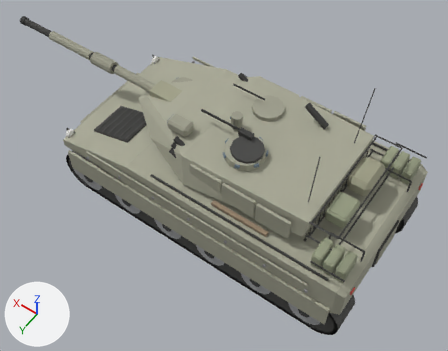
Renders of the glTF model art/models/tank.glb from each side of a commit.
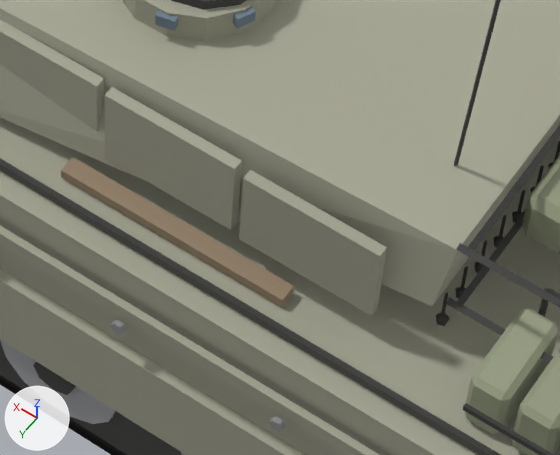
The first picture shows the older version from a camera (50 mm lens) standing at (-4.95, 7.32, 12.06) and looking at (0.0, 0.39, 1.16). The close-ups show the older and then the newer version on the part from 44% to 75% of the width and 46% to 78% of the height of that picture. Only the edits that show in the close-ups are written down. The lights are fixed; the arrows at lower left show +X, +Y and +Z. Where no turn or scale is listed for an object, it has been applied to the vertices. Vertices at exactly the same position are counted once.

The first close-up shows 'hull', 'turret' and 7 more.
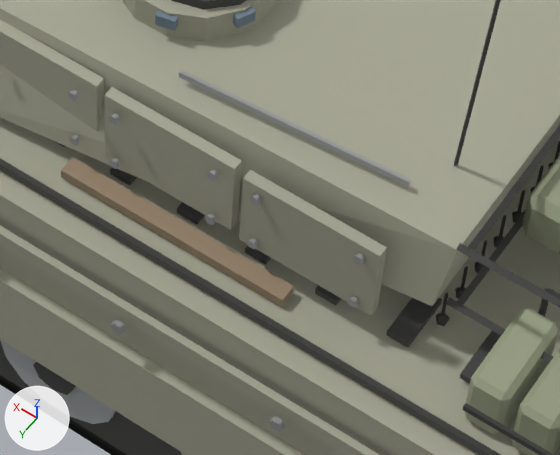
Where the change shows, as pixel boxes [x1, y1, x2, y2] in the close-ups (560 x 455 px):
part 1 of me_hull, added: after [460, 331, 501, 384]
part 2 of me_hull, added: after [386, 298, 442, 347]
part 3 of me_hull, added: after [315, 285, 341, 305]
part 4 of me_hull, added: after [245, 245, 271, 265]
part 5 of me_hull, added: after [177, 202, 205, 224]
part 6 of me_hull, added: after [110, 167, 137, 185]
part 7 of me_turret, added: after [346, 296, 358, 308]
part 8 of me_turret, added: after [352, 253, 364, 265]
part 9 of me_turret, added: after [246, 238, 258, 249]
part 10 of me_turret, added: after [249, 194, 261, 206]
part 11 of me_turret, added: after [204, 214, 216, 225]
part 12 of me_turret, added: after [206, 170, 218, 181]
part 13 of me_turret, added: after [109, 158, 120, 169]
part 14 of me_turret, added: after [108, 113, 120, 125]
part 15 of me_turret, added: after [68, 135, 80, 146]
part 16 of me_turret, added: after [68, 90, 79, 101]
part 17 of me_turret, added: after [179, 71, 411, 187]

The change, as a diff of the scene's bpy script:
```diff
--- a/art/models/tank.glb.py
+++ b/art/models/tank.glb.py
@@ mat_warn @@
+mat_warn = bpy.data.materials.new('warn')
+# nodes: BsdfPrincipled, Mix, OutputMaterial, VertexColor
+# colours: yellow #e1ce6c, mixed with the vertex colours
@@ me_hull @@
-me_hull.from_pydata(...)  # 1384 vertices, 2402 faces; spans x -3.78..3.88, y -1.95..1.95, z 0.0..2.23
+me_hull.from_pydata(...)  # 1688 vertices, 2882 faces; spans x -3.79..3.88, y -1.95..1.95, z 0.0..2.23
+# me_hull part 1: a new loose piece, a box spanning x -2.86..-2.74, y 1.15..1.45, z 1.88..1.92, in mat_dark
+# me_hull part 2: a new loose piece, a box spanning x -2.46..-2.34, y 1.15..1.45, z 1.88..1.92, in mat_dark
+# me_hull part 3: a new loose piece, a box spanning x -2.06..-1.94, y 1.15..1.45, z 1.88..1.92, in mat_dark
+# me_hull part 4: a new loose piece, a box spanning x -1.66..-1.54, y 1.15..1.45, z 1.88..1.92, in mat_dark
+# me_hull part 5: a new loose piece, a box spanning x -1.26..-1.14, y 1.15..1.45, z 1.88..1.92, in mat_dark
+# me_hull part 6: a new loose piece, a box spanning x -0.86..-0.74, y 1.15..1.45, z 1.88..1.92, in mat_dark
+# other edits to the shape of me_hull do not show in these pictures
 me_hull.materials.append(mat_dark)
@@ me_hull @@
 me_hull.materials.append(mat_red)
+me_hull.materials.append(mat_warn)
@@ me_turret @@
-me_turret.from_pydata(...)  # 1077 vertices, 1834 faces; spans x -3.17..6.41, y -1.55..1.55, z 1.88..4.08
+me_turret.from_pydata(...)  # 1377 vertices, 2330 faces; spans x -3.17..6.41, y -1.55..1.55, z 1.88..4.08
+# me_turret part 7: a new loose piece, a 6-sided cut cone along y (radius 0.018 at the low end, 0.03 at the high end) spanning x -2.21..-2.15, y 1.505..1.535, z 2.094..2.146, in mat_metal
+# me_turret part 8: a new loose piece, a 6-sided cut cone along y (radius 0.018 at the low end, 0.03 at the high end) spanning x -2.21..-2.15, y 1.505..1.535, z 2.454..2.506, in mat_metal
+# me_turret part 9: a new loose piece, a 6-sided cut cone along y (radius 0.018 at the low end, 0.03 at the high end) spanning x -1.65..-1.59, y 1.505..1.535, z 2.094..2.146, in mat_metal
+# me_turret part 10: a new loose piece, a 6-sided cut cone along y (radius 0.018 at the low end, 0.03 at the high end) spanning x -1.65..-1.59, y 1.505..1.535, z 2.454..2.506, in mat_metal
+# me_turret part 11: a new loose piece, a 6-sided cut cone along y (radius 0.018 at the low end, 0.03 at the high end) spanning x -1.41..-1.35, y 1.505..1.535, z 2.094..2.146, in mat_metal
+# me_turret part 12: a new loose piece, a 6-sided cut cone along y (radius 0.018 at the low end, 0.03 at the high end) spanning x -1.41..-1.35, y 1.505..1.535, z 2.454..2.506, in mat_metal
+# me_turret part 13: a new loose piece, a 6-sided cut cone along y (radius 0.018 at the low end, 0.03 at the high end) spanning x -0.85..-0.79, y 1.505..1.535, z 2.094..2.146, in mat_metal
+# me_turret part 14: a new loose piece, a 6-sided cut cone along y (radius 0.018 at the low end, 0.03 at the high end) spanning x -0.85..-0.79, y 1.505..1.535, z 2.454..2.506, in mat_metal
+# me_turret part 15: a new loose piece, a 6-sided cut cone along y (radius 0.018 at the low end, 0.03 at the high end) spanning x -0.61..-0.55, y 1.505..1.535, z 2.094..2.146, in mat_metal
+# me_turret part 16: a new loose piece, a 6-sided cut cone along y (radius 0.018 at the low end, 0.03 at the high end) spanning x -0.61..-0.55, y 1.505..1.535, z 2.454..2.506, in mat_metal
+# me_turret part 17: 6 vertices added at x -2.2..-1.0, y 1.13..1.26, z 2.64..2.7
+# other edits to the shape of me_turret do not show in these pictures
 me_turret.materials.append(mat_dark)
@@ me_turret @@
 me_turret.materials.append(mat_olive)
+me_turret.materials.append(mat_metal)
```
